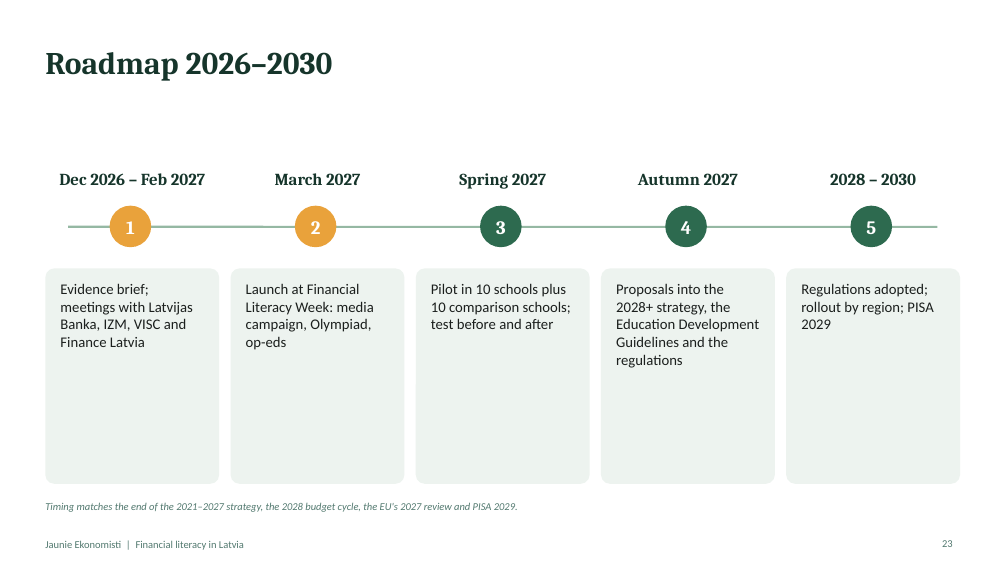
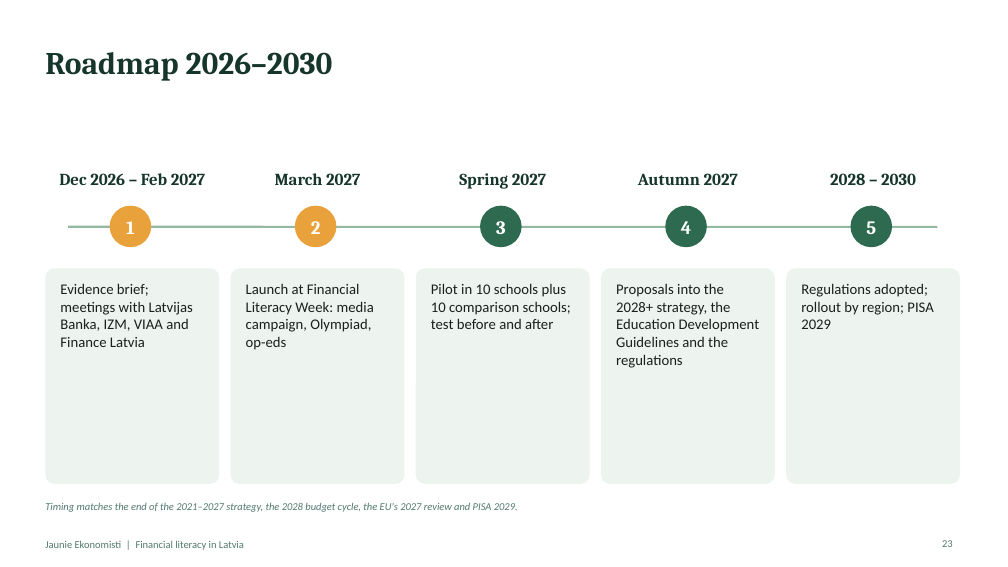
Before and after one commit to ArtisLV890/Elective-Impact-Making-for-the-Competitiveness-and-Data-Driven-Decisions-2026-2027, a slide deck: slide 23 of financial-literacy/presentation/Financial literacy in Latvia - presentation.pptx. Drawn at 1008x567 pixels with LibreOffice and Linux fonts; fonts in the diff are those of the drawing. Boxes give left, top, right and bottom in pixels: in the first picture for what was removed or moved away, otherwise in the second. Text is boxed around its words. In the diff, an @@ line names an element or a change of style, - is before the commit and + after.

```diff
--- a/financial-literacy/presentation/Financial literacy in Latvia - presentation.pptx
+++ b/financial-literacy/presentation/Financial literacy in Latvia - presentation.pptx
@@ text at box(60, 283, 193, 347): text changed @@
-Evidence brief; meetings with Latvijas Banka, IZM, VISC and Finance Latvia
+Evidence brief; meetings with Latvijas Banka, IZM, VIAA and Finance Latvia
```
Also in this commit, not shown: 7 other slides changed, 1 slide added, 1 slide removed, 15 other files.
